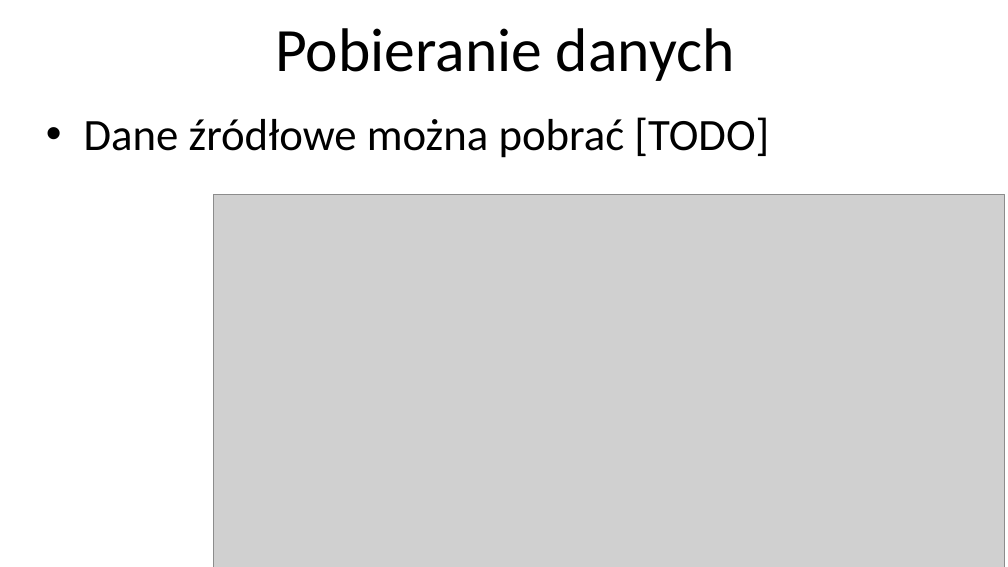
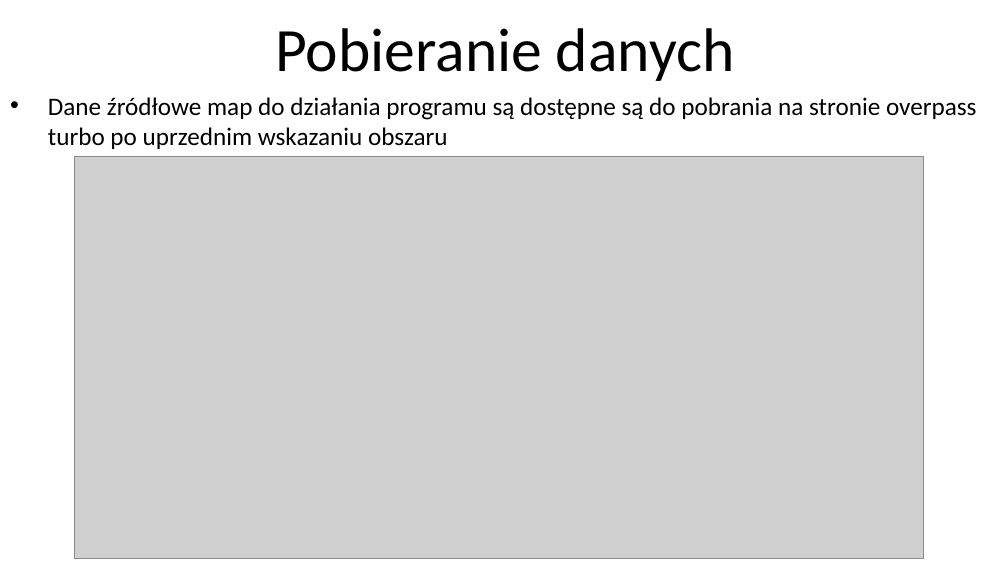
Before and after one commit to Albertll/PathViewer, a slide deck: slide 2 of Prezentacja.pptx. Drawn at 1008x567 pixels with LibreOffice and Linux fonts; fonts in the diff are those of the drawing; grey boxes stand for pictures. Boxes give left, top, right and bottom in pixels: in the first picture for what was removed or moved away, otherwise in the second. Text is boxed around its words. In the diff, an @@ line names an element or a change of style, - is before the commit and + after.

Commit message:
Added text to presentation

```diff
--- a/Prezentacja.pptx
+++ b/Prezentacja.pptx
@@ text at (48, 97, 977, 149): text changed; size 32 to 18 pt @@
-• Dane źródłowe można pobrać [TODO]
+• Dane źródłowe map do działania programu są dostępne są do pobrania na stronie overpass turbo po uprzednim wskazaniu obszaru
@@ picture: place and size @@
-picture at (214, 195, 1005, 567)
+picture at (75, 156, 923, 558)
```
Also in this commit, not shown: 2 other slides changed, 11 slides added, 12 slides removed.
